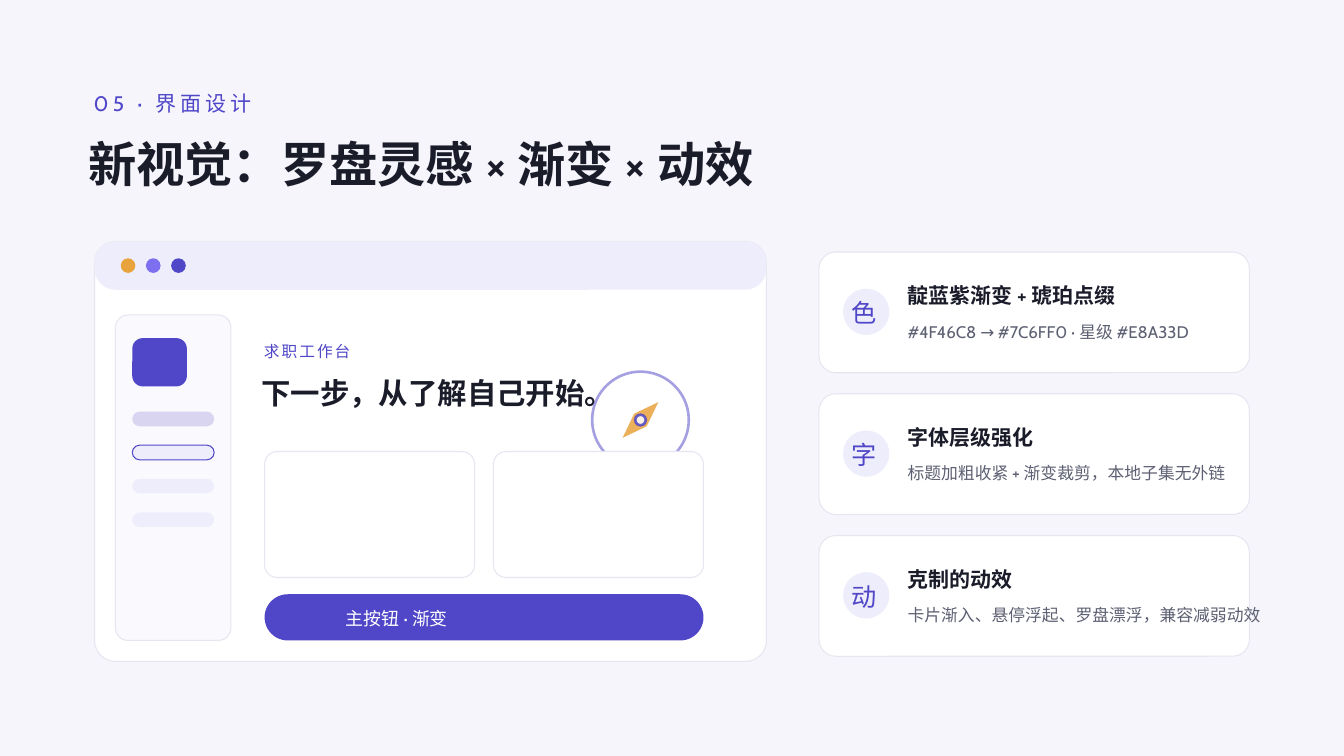
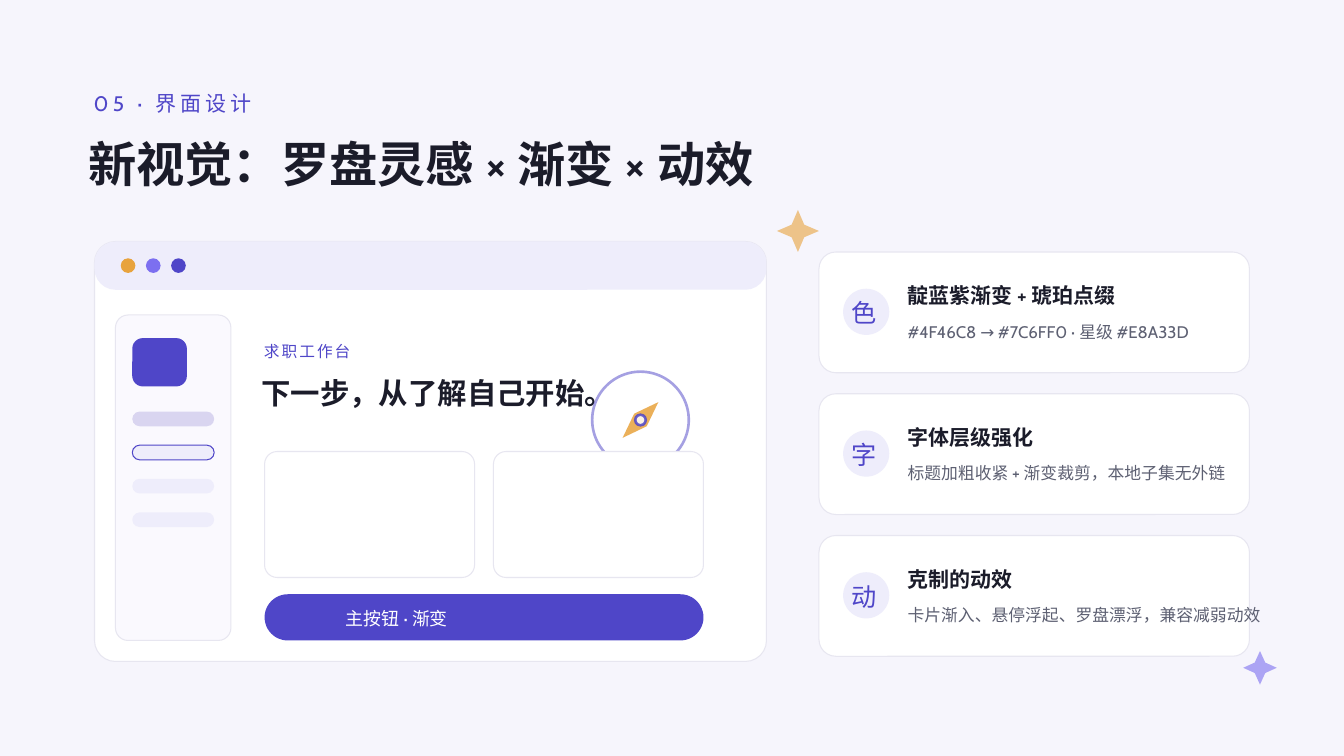
Before and after one commit to CP-bee-git/AI-game, a slide deck: slide 6 of docs/ppt-assets/careerpilot-intro.pptx. Drawn at 1344x756 pixels with LibreOffice and Linux fonts; fonts in the diff are those of the drawing. Boxes give left, top, right and bottom in pixels: in the first picture for what was removed or moved away, otherwise in the second. Text is boxed around its words. In the diff, an @@ line names an element or a change of style, - is before the commit and + after.

```diff
--- a/docs/ppt-assets/careerpilot-intro.pptx
+++ b/docs/ppt-assets/careerpilot-intro.pptx
@@ freeform shape added at bbox=[777, 210, 820, 252], fill #E8A33D at 60% opacity @@
@@ freeform shape added at bbox=[1243, 651, 1276, 685], fill #7C6FF0 at 60% opacity @@
```
Also in this commit, not shown: 7 other slides changed, 8 other files.
